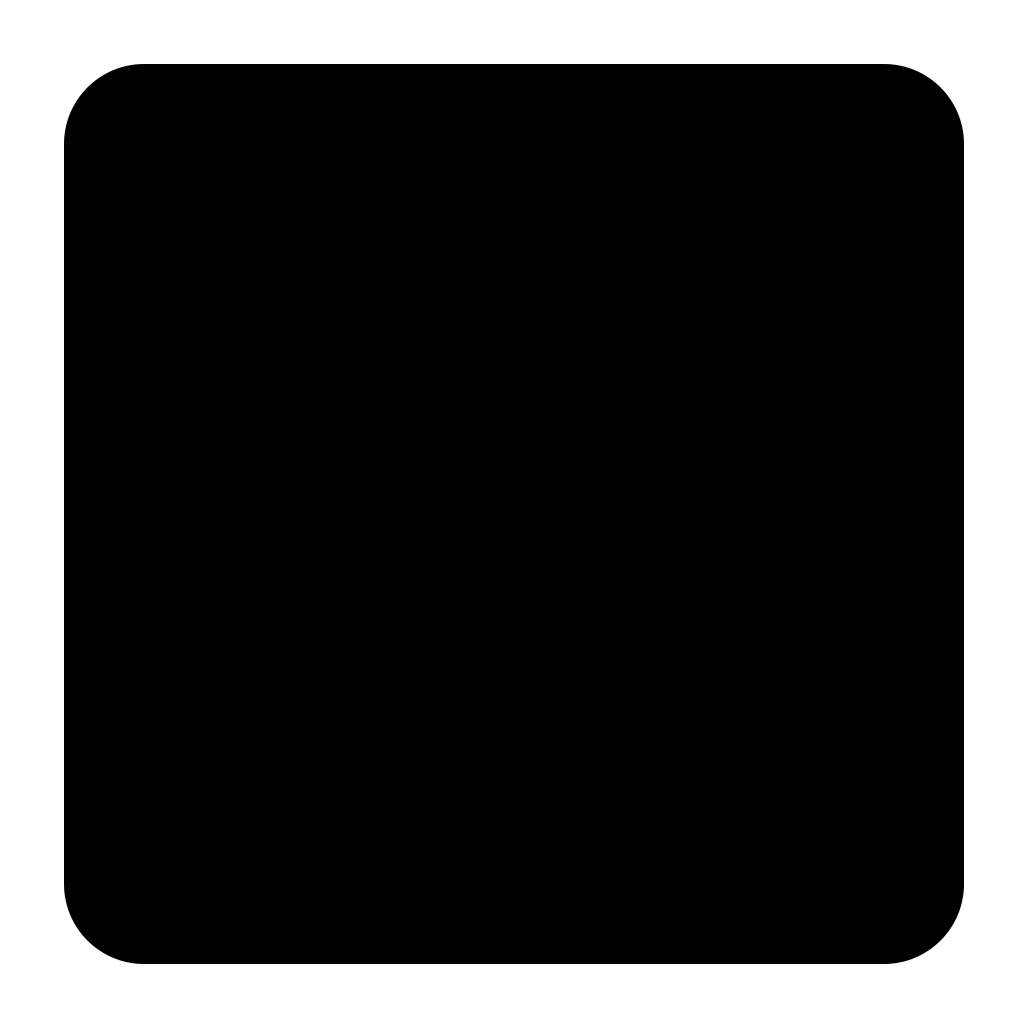
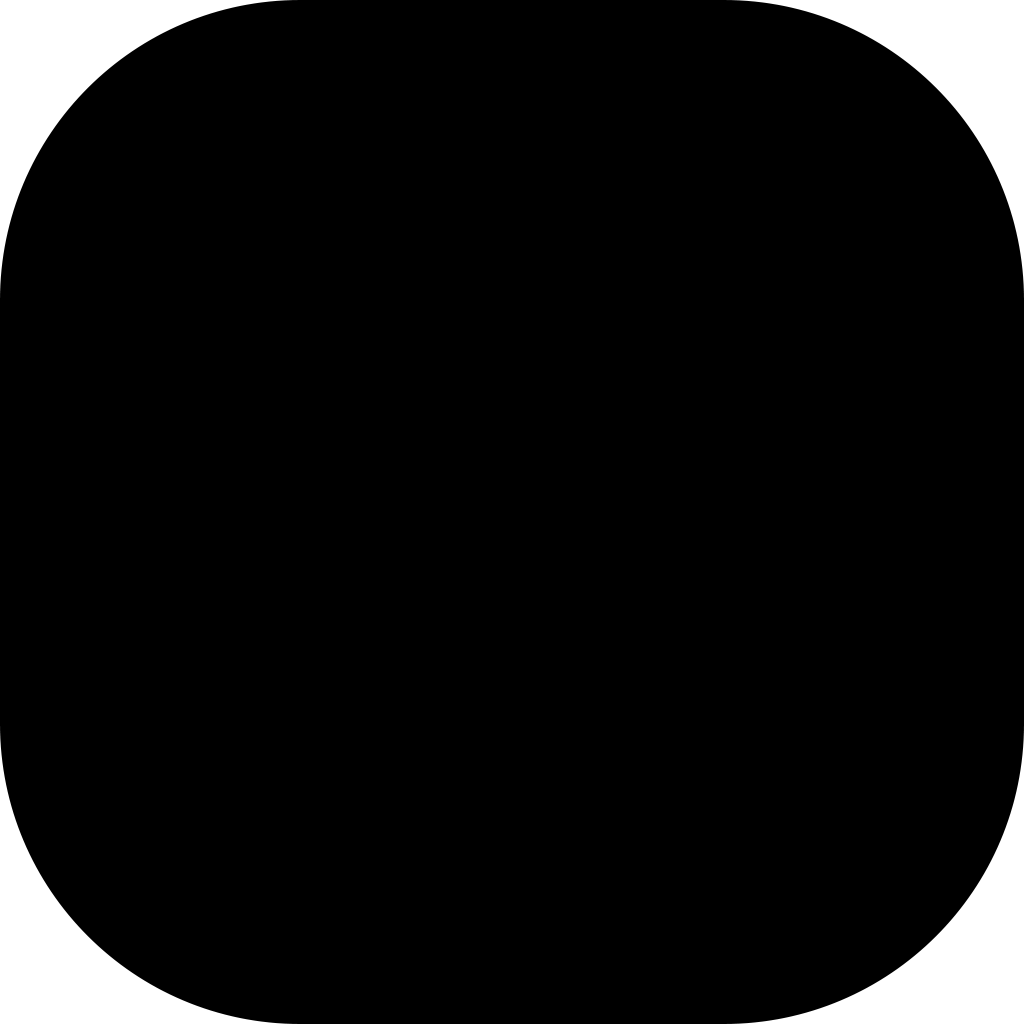
The second w=1024, h=1024 image is a revision of the first. Changes to its layers:
painted on "Прямоугольник 1 копия" over [0, 0, 1024, 1024]
